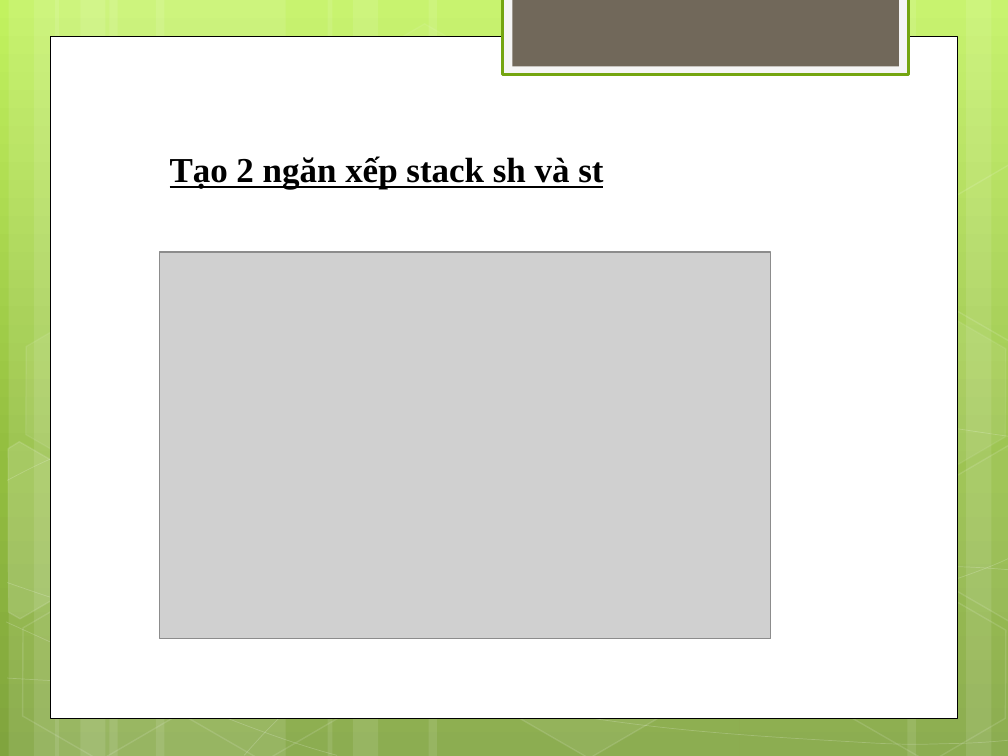
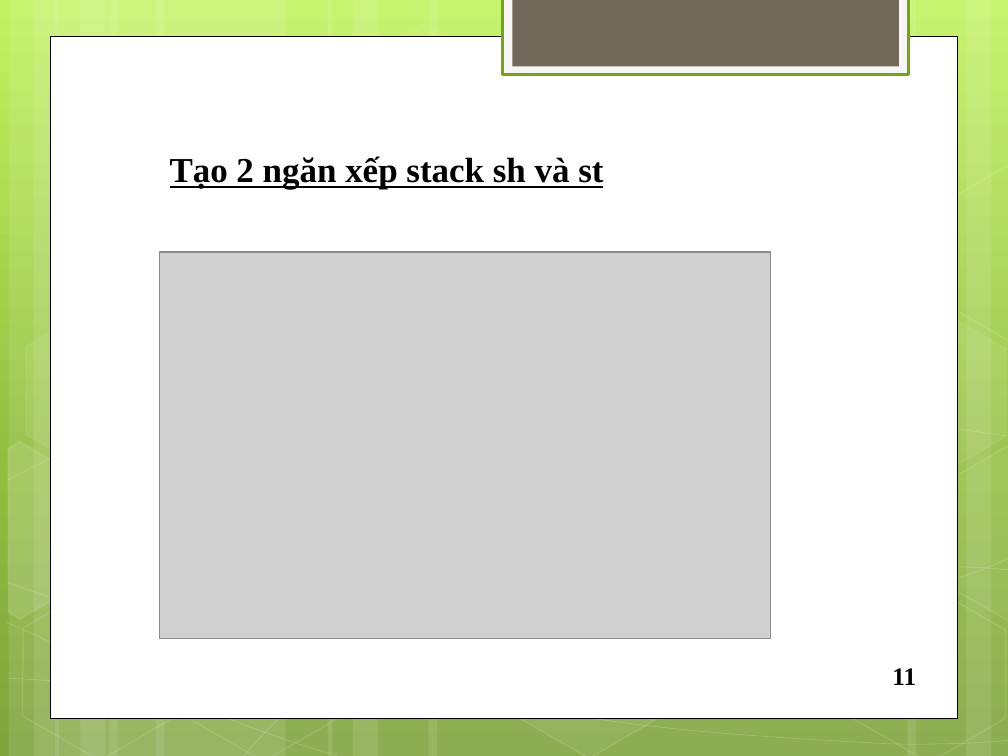
Before and after one commit to vohoang17110143/DoAn, a slide deck: slide 13 of CALCULATOR.pptx (slide 10 before the commit). Drawn at 1008x756 pixels with LibreOffice and Linux fonts; fonts in the diff are those of the drawing; grey boxes stand for pictures. Boxes give left, top, right and bottom in pixels: in the first picture for what was removed or moved away, otherwise in the second. Text is boxed around its words. In the diff, an @@ line names an element or a change of style, - is before the commit and + after.

```diff
--- a/CALCULATOR.pptx
+++ b/CALCULATOR.pptx
@@ text added at (892,668,916,685), 18 pt, text #000000, bold @@
+11
```
Also in this commit, not shown: 14 other slides changed, 4 slides added.
